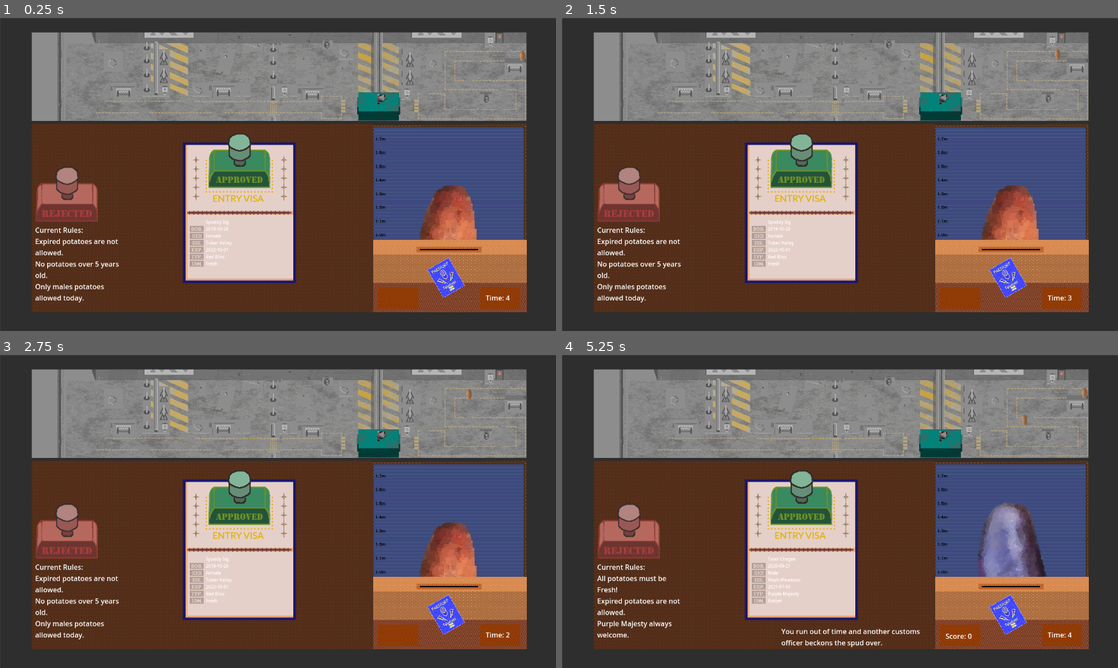
Above: before the commit, frames 1-4 (two rows, left to right).
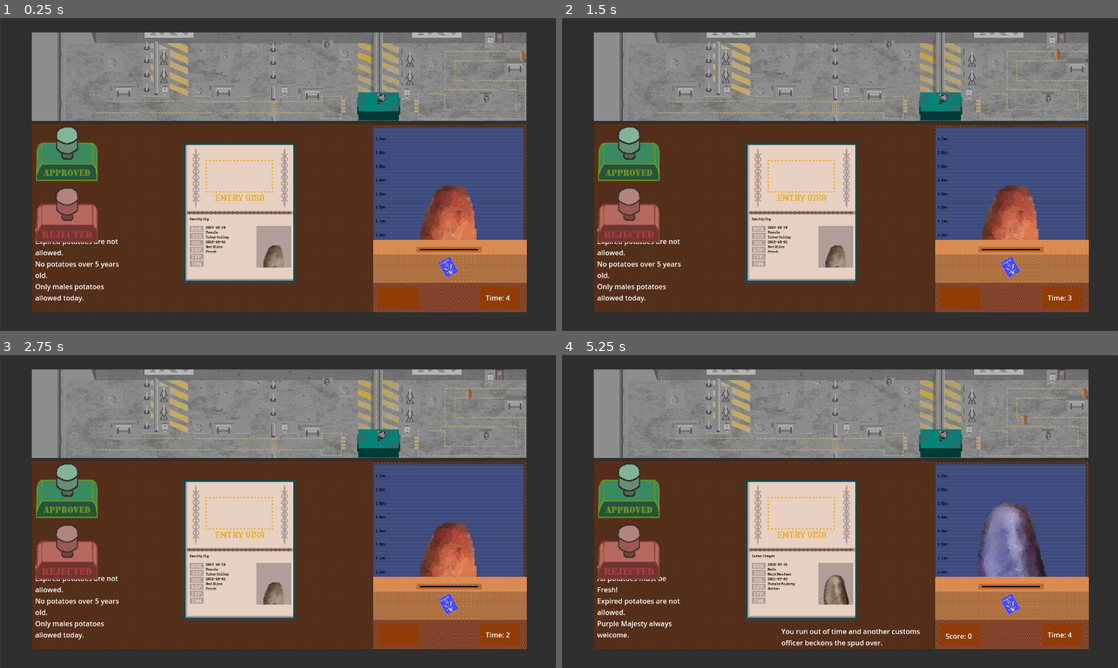
Above: after the commit, the same moments.

Repository: Lost-Rabbit-Digital/SpudCustoms
Game: Godot game, scene res://mainGame.tscn
The game is run twice, just before and just after one commit, with the same random seed, the same clock (stepped at 60 frames per second) and the same inputs.
Inputs:
- Up to frame 1 (0.25 s): no input
- Up to frame 2 (1.5 s): tap Enter at 1.25 s
- Up to frame 3 (2.75 s): tap Space at 2 s
- Up to frame 4 (5.25 s): tap Enter at 2.75, 4.25 s; tap Space at 3.5, 5 s

The runs differ from the first frame. In frame 1, 8.2% of the frame differs, in the area x 6-84%, y 34-90%; in frame 2, 8.2%; in frame 3, 8.2%; in frame 4, 8.3%.

Commit message:
Added passport photos

Diff:
--- a/mainGame.gd
+++ b/mainGame.gd
@@ -85,8 +85,8 @@
 	$Timer.start(time_left)
 
 func update_potato_info_display(potato_info: Dictionary):
-	$"Label (PotatoInfo)".text = """{name}
-	{date_of_birth}
+	$"Sprite2D (Open Passport)/Label (PotatoHeader)".text = """{name}""".format(potato_info)
+	$"Sprite2D (Open Passport)/Label (PotatoInfo)".text = """{date_of_birth}
 	{sex}
 	{country_of_issue}
 	{expiration_date}
@@ -199,17 +199,26 @@
 
 func update_potato_texture(potato_type: String):
 	var texture_path = ""
+	var texture_path_passport_photo = ""
 	match potato_type:
 		"Purple Majesty":
 			texture_path = "res://potatoes/heads/purple_majesty_head.png"
+			texture_path_passport_photo = "res://potatoes/document_photos/purple_majesty.png"
 		"Red Bliss":
 			texture_path = "res://potatoes/heads/red_bliss_head.png"
+			texture_path_passport_photo = "res://potatoes/document_photos/red_bliss.png"
 		"Russet Burbank":
 			texture_path = "res://potatoes/heads/russet_burbank_head.png"
+			texture_path_passport_photo = "res://potatoes/document_photos/russet_burbank.png"
 		"Sweet Potato":
 			texture_path = "res://potatoes/heads/sweet_potato_head.png"
+			texture_path_passport_photo = "res://potatoes/document_photos/sweet_potato.png"
 		"Yukon Gold":
 			texture_path = "res://potatoes/heads/yukon_gold_head.png"
+			texture_path_passport_photo = "res://potatoes/document_photos/yukon_gold.png"
 
 	if texture_path != "":
 		$"Sprite2D (PotatoMugshot)".texture = load(texture_path)
+
+	if texture_path_passport_photo != "":
+		$"Sprite2D (Open Passport)/Sprite2D (PassportPhoto)".texture = load(texture_path_passport_photo)
--- a/mainGame.tscn
+++ b/mainGame.tscn
@@ -11,9 +11,11 @@
 [ext_resource type="Texture2D" uid="uid://kjlwp8d6npbd" path="res://Potato_line.png" id="8_s0lh3"]
 [ext_resource type="Script" path="res://QueueManager.gd" id="10_a4p7n"]
 [ext_resource type="Texture2D" uid="uid://duhfkle4277e4" path="res://potato_customs_table.png" id="12_aq75m"]
-[ext_resource type="Texture2D" uid="uid://dkyv84r4d0du4" path="res://documents/passport.png" id="12_by76q"]
+[ext_resource type="Texture2D" uid="uid://fiti6rc52g72" path="res://documents/passport-old.png" id="12_q7tid"]
 [ext_resource type="Texture2D" uid="uid://0tllw6qq8ffe" path="res://closed_passport.png" id="13_fl0ko"]
 [ext_resource type="Texture2D" uid="uid://dfkymslqydjfj" path="res://approval_stamp.png" id="13_oy68s"]
+[ext_resource type="FontFile" uid="uid://ci3ly3akg71he" path="res://windows_command_prompt.ttf" id="13_wxn24"]
+[ext_resource type="Texture2D" uid="uid://bycv0gufcogbx" path="res://potatoes/document_photos/purple_majesty.png" id="14_al1cy"]
 [ext_resource type="Texture2D" uid="uid://bnn4c6y1lovs1" path="res://rejection_stamp.png" id="14_pjwbq"]
 
 [sub_resource type="Curve2D" id="Curve2D_x3wa3"]
@@ -21,6 +23,10 @@
 "points": PackedVector2Array(0, 0, 0, 0, 1215, 85, 0, 0, 0, 0, 1184, 91, 0, 0, 0, 0, 1138, 82, 0, 0, 0, 0, 1093, 90, 0, …(362 unchanged characters)…
 }
 point_count = 20
+
+[sub_resource type="Theme" id="Theme_cb0mk"]
+default_font = ExtResource("13_wxn24")
+default_font_size = 48
 
 [sub_resource type="LabelSettings" id="LabelSettings_5ivkq"]
 line_spacing = 2.0
@@ -115,27 +121,44 @@
 
 [node name="Sprite2D (Open Passport)" type="Sprite2D" parent="."]
 position = Vector2(551, 448)
-texture = ExtResource("12_by76q")
+texture = ExtResource("12_q7tid")
 
-[node name="Label (PotatoInfo)" type="Label" parent="."]
-offset_left = 474.0
-offset_top = 462.0
-offset_right = 774.0
-offset_bottom = 662.0
+[node name="Label (PotatoInfo)" type="Label" parent="Sprite2D (Open Passport)"]
+modulate = Color(0.384314, 0.321569, 0.321569, 1)
+self_modulate = Color(0.384314, 0.321569, 0.321569, 1)
+offset_left = -77.0
+offset_top = 30.0
+offset_right = 34.0
+offset_bottom = 124.0
+theme = SubResource("Theme_cb0mk")
 label_settings = SubResource("LabelSettings_5ivkq")
 
+[node name="Label (PotatoHeader)" type="Label" parent="Sprite2D (Open Passport)"]
+modulate = Color(0.384314, 0.321569, 0.321569, 1)
+self_modulate = Color(0.384314, 0.321569, 0.321569, 1)
+offset_left = -114.0
+offset_top = 10.0
+offset_right = 119.0
+offset_bottom = 25.0
+theme = SubResource("Theme_cb0mk")
+label_settings = SubResource("LabelSettings_5ivkq")
+
+[node name="Sprite2D (PassportPhoto)" type="Sprite2D" parent="Sprite2D (Open Passport)"]
+position = Vector2(79, 78)
+texture = ExtResource("14_al1cy")
+
 [node name="Sprite2D (Approval Stamp)" type="Sprite2D" parent="."]
-position = Vector2(550, 328)
+position = Vector2(153, 312)
 texture = ExtResource("13_oy68s")
 
 [node name="Sprite2D (Closed Passport Icon)" type="Sprite2D" parent="."]
-position = Vector2(1027, 597)
+position = Vector2(1032, 573)
 rotation = -0.516439
-scale = Vector2(0.6, 0.6)
+scale = Vector2(0.31877, 0.31877)
 texture = ExtResource("13_fl0ko")
 
 [node name="Sprite2D (Rejection Stamp)" type="Sprite2D" parent="."]
-position = Vector2(153, 405)
+position = Vector2(153, 453)
 texture = ExtResource("14_pjwbq")
 
 [connection signal="timeout" from="Timer" to="." method="_on_timer_timeout"]
Binary file changed: documents/passport-old.png
Not shown: 1 places in mainGame.tscn that only renumber resources
